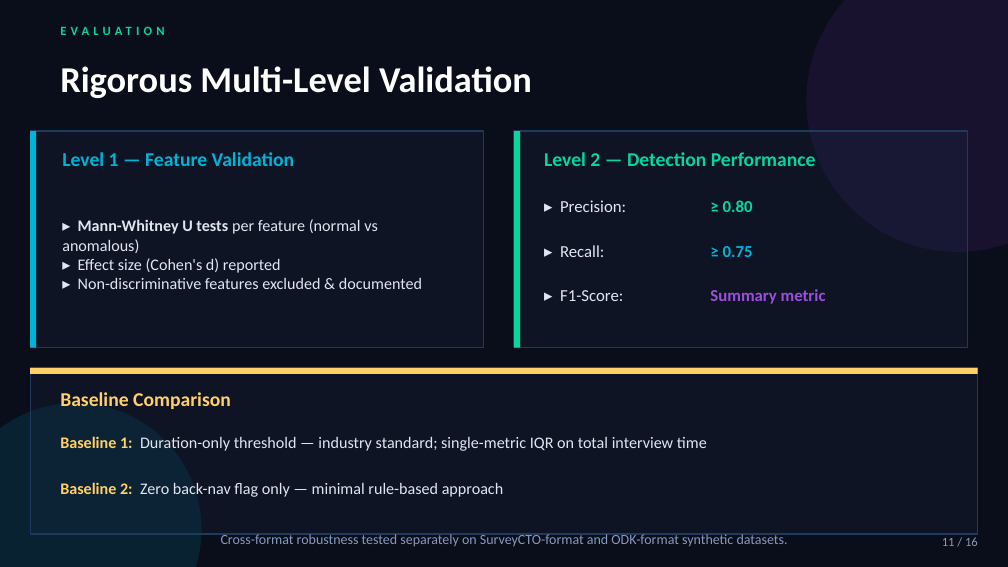
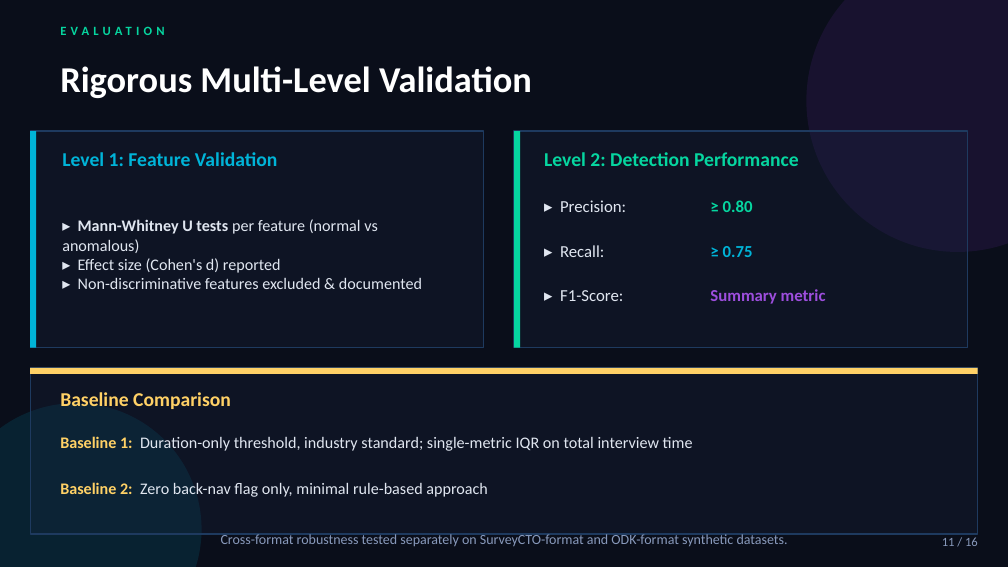
Before and after one commit to Samuelkaoma-eng/SKACE-TIME-DATA, a slide deck: slide 11 of docs/deliverables/Kaoma_Paradata_Presentation.pptx. Drawn at 1008x567 pixels with LibreOffice and Linux fonts; fonts in the diff are those of the drawing. Boxes give left, top, right and bottom in pixels: in the first picture for what was removed or moved away, otherwise in the second. Text is boxed around its words. In the diff, an @@ line names an element or a change of style, - is before the commit and + after.

```diff
--- a/docs/deliverables/Kaoma_Paradata_Presentation.pptx
+++ b/docs/deliverables/Kaoma_Paradata_Presentation.pptx
@@ text at [62, 152, 277, 166]: text changed @@
-Level 1 — Feature Validation
+Level 1: Feature Validation
@@ text at [544, 152, 799, 166]: text changed @@
-Level 2 — Detection Performance
+Level 2: Detection Performance
@@ text at [60, 436, 693, 451]: text changed @@
-Baseline 1: Duration-only threshold — industry standard; single-metric IQR on total interview time
+Baseline 1: Duration-only threshold, industry standard; single-metric IQR on total interview time
@@ text at [60, 482, 488, 497]: text changed @@
-Baseline 2: Zero back-nav flag only — minimal rule-based approach
+Baseline 2: Zero back-nav flag only, minimal rule-based approach
```
Also in this commit, not shown: 10 other slides changed, 6 other files.
